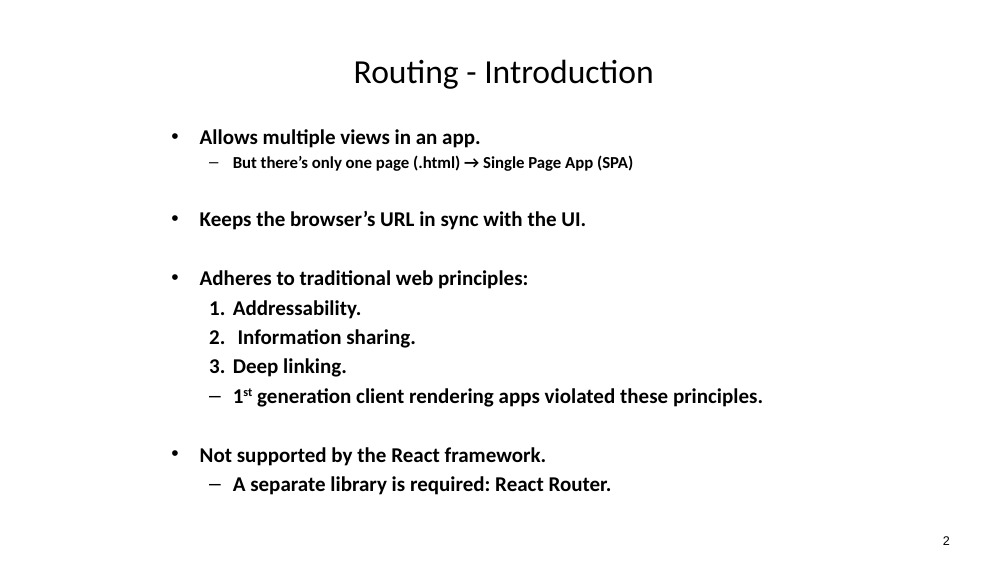
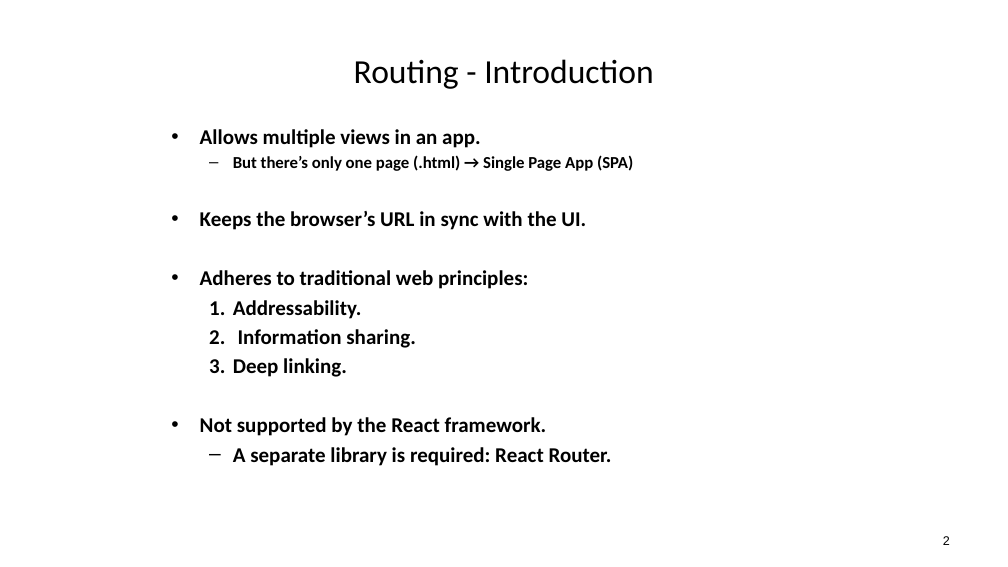
Before and after one commit to diarmuidoconnor/ewd-module-2025, a slide deck: slide 2 of topic06/talk-2/ReactJS_03.pptx. Drawn at 1008x567 pixels with LibreOffice and Linux fonts; fonts in the diff are those of the drawing. Boxes give left, top, right and bottom in pixels: in the first picture for what was removed or moved away, otherwise in the second. Text is boxed around its words. In the diff, an @@ line names an element or a change of style, - is before the commit and + after.

```diff
--- a/topic06/talk-2/ReactJS_03.pptx
+++ b/topic06/talk-2/ReactJS_03.pptx
@@ text at (257, 388, 763, 407): paragraph removed @@
-  – 1st generation client rendering apps violated these principles.
```
Also in this commit, not shown: 2 other slides changed, 22 other files.
